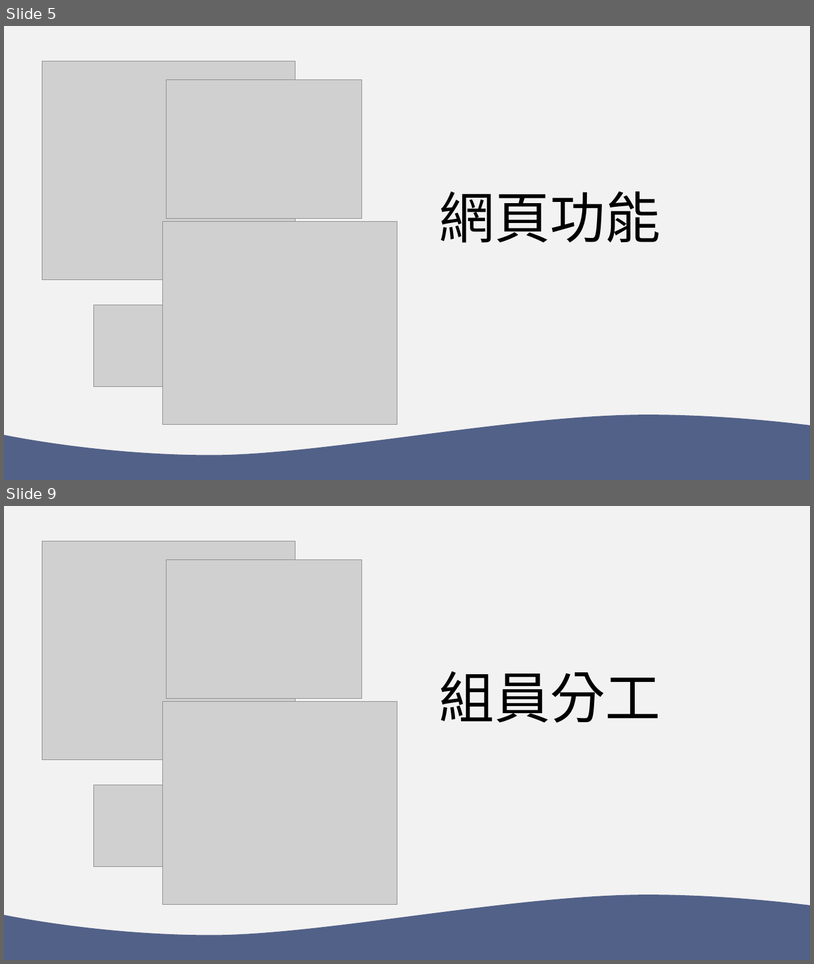
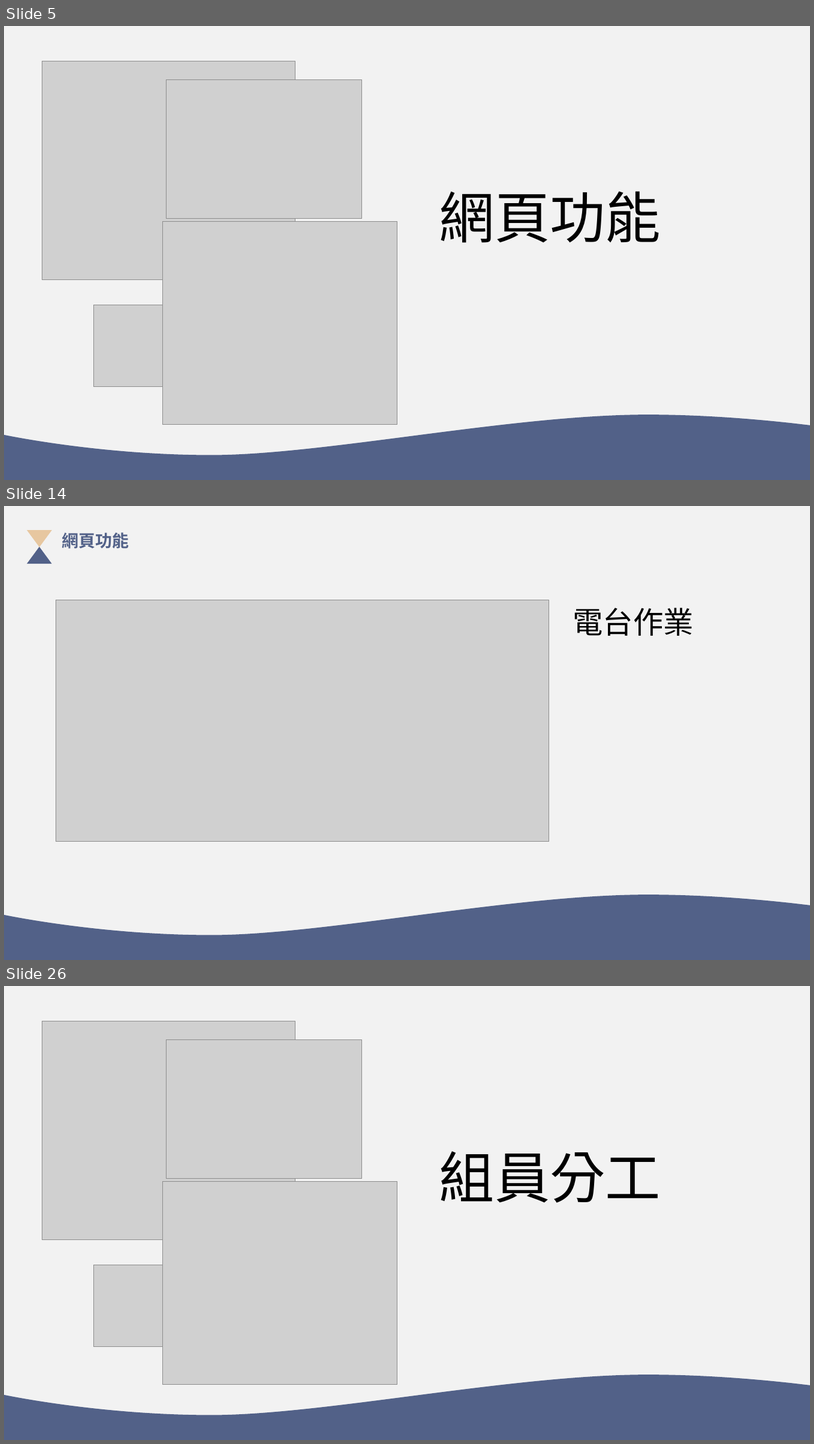
Before and after one commit to 35596035/End-of-period-project, a slide deck: 系統分析PPT.pptx. Shown one above the other, each under a label of ours: slides 5 and 9 before the commit, slides 5, 14 and 26 after it; the slides between them are not shown. The pictures are 814x964 and 814x1444 pixels, drawn with LibreOffice and Linux fonts; fonts in the diff are those of the drawing; grey boxes stand for pictures. Boxes give left, top, right and bottom in pixels: in the first picture for what was removed or moved away, otherwise in the second. Text is boxed around its words. In the diff, an @@ line names an element or a change of style, - is before the commit and + after.

```diff
--- a/系統分析PPT.pptx
+++ b/系統分析PPT.pptx
@@ slide 14 added at (4, 506, 810, 960), background #F2F2F2 @@
@@ triangle added at (27, 530, 52, 547), fill #E7C7A0 @@
@@ text added at (62, 532, 129, 549), 20 pt, text #526188, bold @@
+網頁功能
@@ triangle added at (27, 547, 52, 564), fill #526188 @@
@@ picture added at (56, 600, 549, 841) @@
@@ text added at (573, 607, 695, 636), 36 pt, text #000000 @@
+電台作業
@@ freeform shape added at (4, 894, 810, 960), fill #526188 @@
@@ what was slide 9 is now slide 26 @@
```
Also in this commit, not shown: 5 slides changed, 18 other slides added, 2 slides removed.
